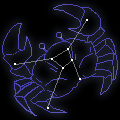
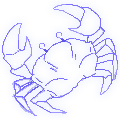
Comparing the layer stacks of the two 120x120 images. Changes:
showed "レイヤー 2" over [2, 4, 118, 115]
hid "背景" over [0, 0, 120, 120]
